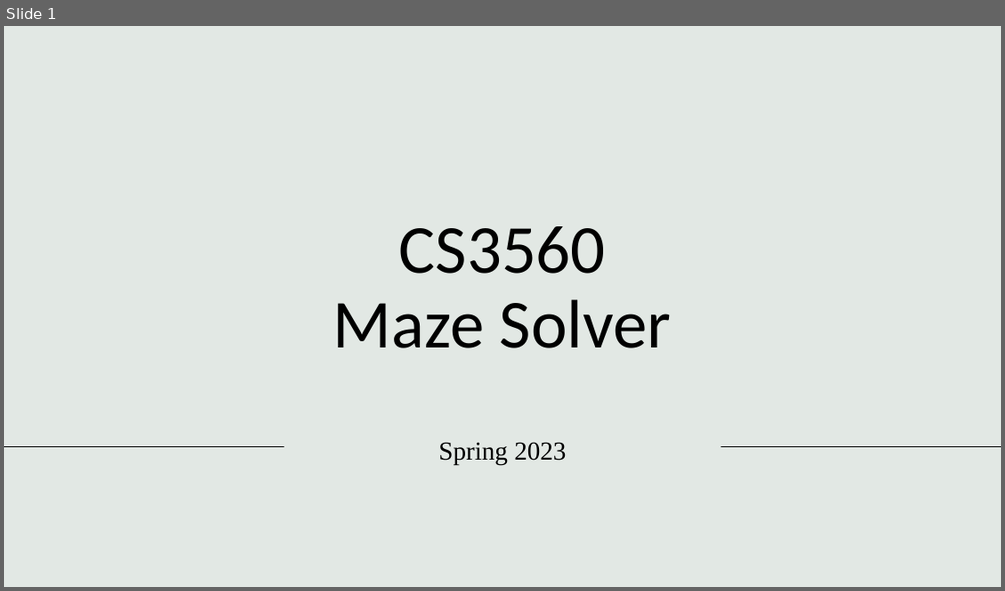
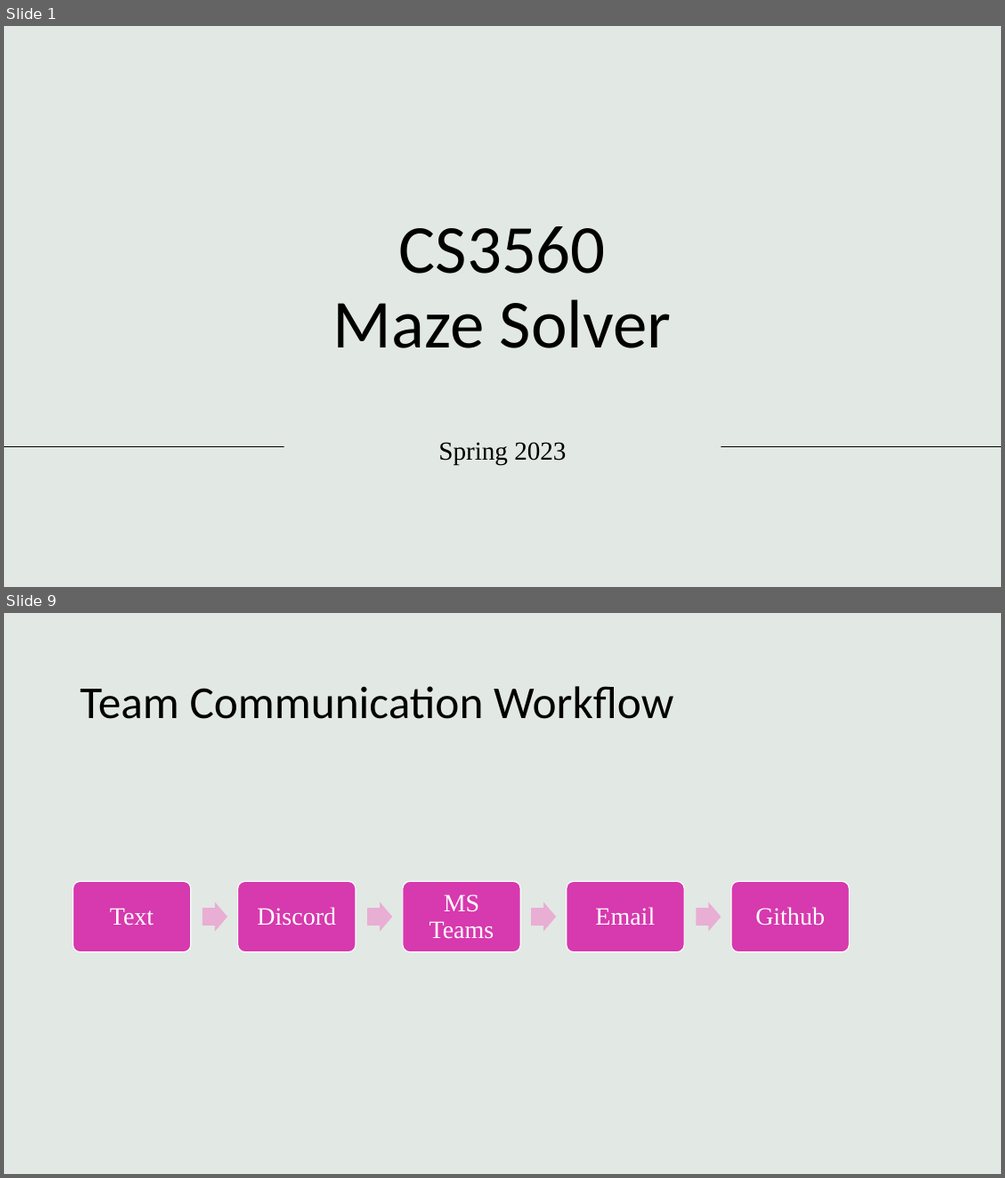
Before and after one commit to andujarnick/SoftwareToolsMazeSolver, a slide deck: presentations/Checkpoint 1.pptx. Shown one above the other, each under a label of ours: slide 1 before the commit, slides 1 and 9 after it; the slides between them are not shown. The pictures are 1005x591 and 1005x1178 pixels, drawn with LibreOffice and Linux fonts; fonts in the diff are those of the drawing; background and template pictures are left out. Boxes give left, top, right and bottom in pixels: in the first picture for what was removed or moved away, otherwise in the second. Text is boxed around its words. In the diff, an @@ line names an element or a change of style, - is before the commit and + after.

```diff
--- a/presentations/Checkpoint 1.pptx
+++ b/presentations/Checkpoint 1.pptx
@@ slide 9 added at (4, 613, 1001, 1174), background #E2E8E4 @@
@@ title added at (80, 686, 673, 719), 44 pt, text #000000 @@
+Team Communication Workflow
@@ group added at (73, 882, 521, 952): 3 rounded rectangles, 3 texts, 2 right arrows @@
+Text
+Discord
+MS Teams
@@ right arrow added at (531, 901, 556, 931), fill #E8AFD3 @@
@@ rounded rectangle added at (566, 882, 685, 952), fill #D739AE, outline #FFFFFF 1 pt @@
@@ right arrow added at (696, 901, 720, 931), fill #E8AFD3 @@
@@ rounded rectangle added at (732, 882, 850, 952), fill #D739AE, outline #FFFFFF 1 pt @@
@@ text added at (595, 907, 655, 925), 24 pt, text #FFFFFF @@
+Email
@@ text added at (755, 907, 825, 925), 24 pt, text #FFFFFF @@
+Github
```
Also in this commit, not shown: 7 other slides added.
